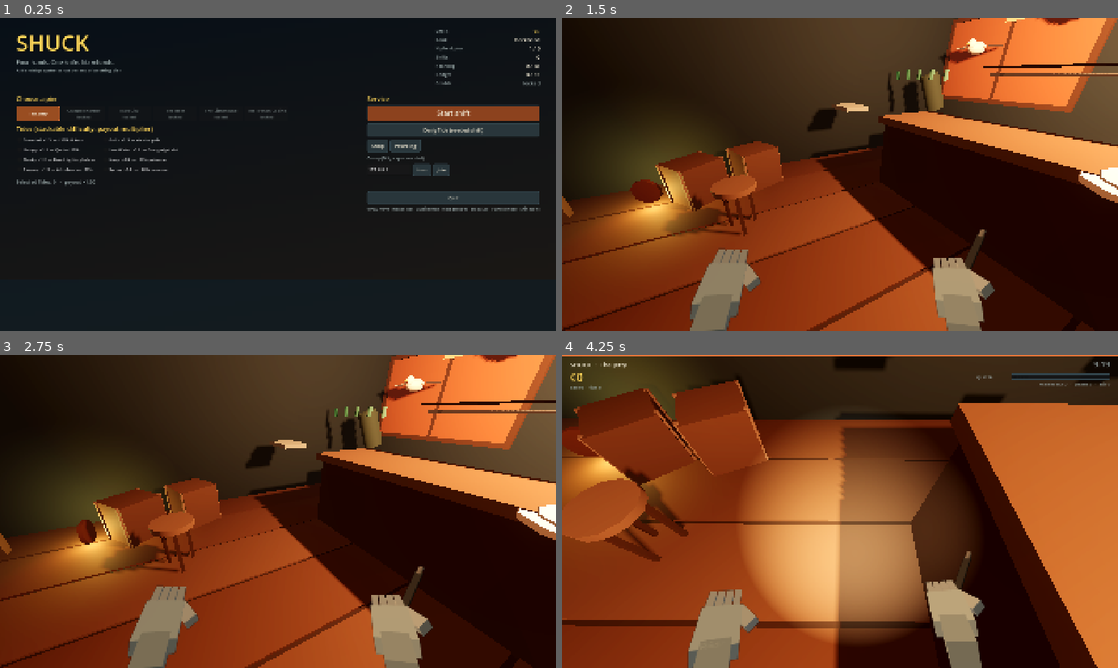
Above: before the commit, frames 1-4 (two rows, left to right).
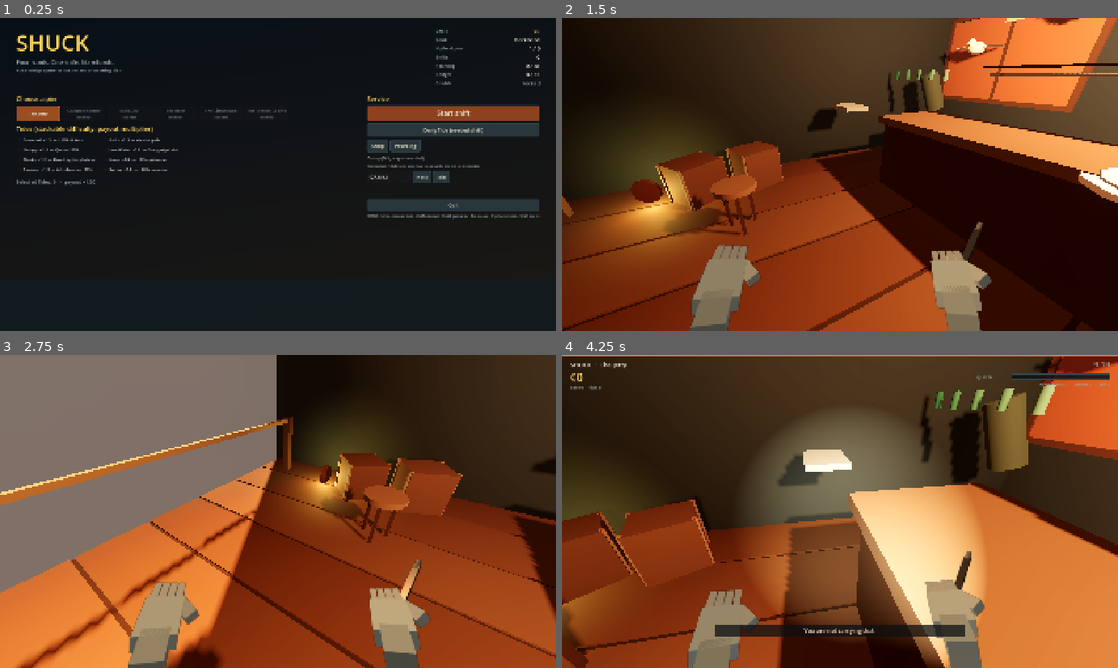
Above: after the commit, the same moments.

Repository: gbart0198/SHUCK
Game: Godot game, scene res://scenes/Main.tscn
The game is run twice, just before and just after one commit, with the same random seed, the same clock (stepped at 60 frames per second) and the same inputs.
Inputs (mouse positions are in pixels of both pictures, inside the frame that each line leads up to):
- Up to frame 1 (0.25 s): no input
- Up to frame 2 (1.5 s): click "Start shift" at 0.5 s; tap Enter at 1.25 s; move the mouse to (867, 174) at 1.27 s; hold W (move_forward) from 1.28 s (still down); hold P (photo) from 1.28 s (still down)
- Up to frame 3 (2.75 s): tap 1 (gadget_1, bound only after the commit) at 1.55, 2.1 s; move the mouse to (166, 527) at 2.02 s; release W (move_forward) at 2.03 s; release P (photo) at 2.03 s; hold S (move_back) from 2.03 s (still down); tap 2 (gadget_2, bound only after the commit) at 2.3 s
- Up to frame 4 (4.25 s): move the mouse to (895, 442) at 2.77 s; release S (move_back) at 2.78 s; hold D (move_right) 2.78-3.53 s; hold 2 (gadget_2, bound only after the commit) 2.78-3.53 s; tap P (photo) at 3.05 s; move the mouse to (834, 517) at 3.52 s; hold W (move_forward) from 3.53 s (still down); tap F (flashlight) at 3.6 s; tap 1 (gadget_1, bound only after the commit) at 3.8 s

The runs differ from the first frame. In frame 1, 2.0% of the frame differs, in the area x 65-98%, y 46-64%; in frame 2, 1.7%; in frame 3, 92%, in the area x 0-100%, y 0-100%; in frame 4, 71%.

Commit message:
M4: co-op netcode skeleton (connection + seed sync, not playable co-op)
- ENetMultiplayerPeer host/join on port 24777, 4 slots, lobby host/join buttons
- Host announces pier/tides/seed/boss to peers; clients start the same seeded shift
- Static crew avatars + crew count when peers are connected
- Pearl rolls stay spawn-time and host-seeded; single-player path untouched
- Live station verbs, transform sync and grade validation are NOT implemented
  (declared RPC endpoint only); see DECISIONS.md
- Gadgets: Pry Bar (1) skips a wedge, Pager (2) deletes a ticket for free

Diff:
--- a/i18n/en.csv
+++ b/i18n/en.csv
@@ -199,7 +199,7 @@
 "SHOP_BUY","Buy"
 "SHOP_EQUIP","Equip"
 "SHOP_EQUIPPED","Equipped"
-"SHOP_GADGET_NOTE","Gadgets are physical objects. Purchase and carry are tracked; four have in-shift effects (1/2 keys)."
+"SHOP_GADGET_NOTE","Gadgets are physical objects. Purchase and carry are tracked; Pry Bar (1) and Pager (2) have in-shift effects."
 "SHOP_LOCKED","Locked"
 "SHOP_MAXED","Maxed"
 "SHOP_NEED_MONEY","Need more shells"
@@ -309,3 +309,10 @@
 "UP_KNIFE_5_D","Slide tolerance jumps to 15 px; wander −30%."
 "UP_KNIFE_6","The Inherited Blade"
 "UP_KNIFE_6_D","Perfect pops auto-succeed; one free Slip per shift."
+"NET_CREW","Crew connected. This build syncs the shift seed and shows crew avatars; live co-op verbs are M4 work in progress."
+"LOBBY_NET_NOTE","Connection + shift seed only. Live co-op verbs are not implemented."
+"GADGET_NONE","You are not carrying that."
+"GADGET_PRYBAR_USED","Pry Bar ready: the next wedge is free."
+"GADGET_PAGER_EMPTY","No ticket on the pass to delete."
+"GADGET_PAGER_USED","Pager: the ticket is gone. No penalty."
+"LEDGER_CREDITS_SUB","SHUCK — a friendslop oyster bar. Thanks for playing. The Franchise is open: buy tiers 5–6."
--- a/project.godot
+++ b/project.godot
@@ -75,6 +75,16 @@
 "events": [Object(InputEventKey,"resource_local_to_scene":false,"resource_name":"","device":-1,"window_id":0,"alt_press …(190 unchanged characters)…
 ]
 }
+gadget_1={
+"deadzone": 0.5,
+"events": [Object(InputEventKey,"resource_local_to_scene":false,"resource_name":"","device":-1,"window_id":0,"alt_pressed":false,"shift_pressed":false,"ctrl_pressed":false,"meta_pressed":false,"pressed":false,"keycode":0,"physical_keycode":49,"key_label":0,"unicode":0,"location":0,"echo":false,"script":null)
+]
+}
+gadget_2={
+"deadzone": 0.5,
+"events": [Object(InputEventKey,"resource_local_to_scene":false,"resource_name":"","device":-1,"window_id":0,"alt_pressed":false,"shift_pressed":false,"ctrl_pressed":false,"meta_pressed":false,"pressed":false,"keycode":0,"physical_keycode":50,"key_label":0,"unicode":0,"location":0,"echo":false,"script":null)
+]
+}
 debug={
 "deadzone": 0.5,
 "events": [Object(InputEventKey,"resource_local_to_scene":false,"resource_name":"","device":-1,"window_id":0,"alt_press …(195 unchanged characters)…
--- a/scripts/game/main.gd
+++ b/scripts/game/main.gd
@@ -11,6 +11,8 @@
 var ui_layer: CanvasLayer
 
 func _ready() -> void:
+	Net.shift_received.connect(func(pier: int, tides: Array, seed_value: int, boss: bool) -> void:
+		_start(pier, tides, boss, false, seed_value))
 	var args := OS.get_cmdline_user_args()
 	var shot_path := ""
 	for a in args:
@@ -126,11 +128,16 @@
 	lobby.quit_requested.connect(func() -> void: get_tree().quit())
 
 func _on_start(pier_id: int, tides: Array, boss: bool, daily: bool) -> void:
+	_start(pier_id, tides, boss, daily, -1)
+
+func _start(pier_id: int, tides: Array, boss: bool, daily: bool, seed_override := -1) -> void:
 	_clear()
 	last_pier = pier_id
 	last_tides = tides.duplicate()
 	var date := int(Time.get_unix_time_from_system() / 86400.0)
-	var seed_value := date if daily else randi()
+	var seed_value: int = seed_override if seed_override >= 0 else (date if daily else randi())
+	if Net.is_host:
+		Net.announce_shift(pier_id, tides, seed_value, boss)
 	Game.begin_session(pier_id, tides, seed_value, daily)
 	shift = Shift.new()
 	shift.configure(pier_id, tides, seed_value, boss, daily)
@@ -144,21 +151,12 @@
 	shift.lobby_requested.connect(show_lobby)
 
 func start_again() -> void:
-	_clear()
 	var pier_id := Game.pier()
 	var date := int(Time.get_unix_time_from_system() / 86400.0)
 	var seed_value := date if Game.session.get("daily", false) else randi()
 	var tides: Array = Game.session.get("tides", [])
-	Game.begin_session(pier_id, tides, seed_value, bool(Game.session.get("daily", false)))
-	shift = Shift.new()
-	shift.configure(pier_id, tides, seed_value, false, bool(Game.session.get("daily", false)))
-	add_child(shift)
-	shift.shift_finished.connect(func(r: Dictionary) -> void:
-		last_result = r
-		last_pier = int(r.pier))
-	shift.open_shop_requested.connect(open_shop)
-	shift.next_shift_requested.connect(start_again)
-	shift.lobby_requested.connect(show_lobby)
+	var daily := bool(Game.session.get("daily", false))
+	_start(pier_id, tides, false, daily, seed_value)
 
 func _pause_shift_for_ui() -> void:
 	if shift != null and is_instance_valid(shift) and shift.player != null:
--- a/scripts/game/net.gd
+++ b/scripts/game/net.gd
@@ -4,6 +4,7 @@
 
 signal peer_list_changed
 signal net_error(message: String)
+signal shift_received(pier: int, tides: Array, seed_value: int, boss: bool)
 
 const PORT := 24777
 const MAX_PLAYERS := 4
@@ -52,6 +53,16 @@
 	players.clear()
 	peer_list_changed.emit()
 
+func announce_shift(pier: int, tides: Array, seed_value: int, boss: bool) -> void:
+	shift_seed = seed_value
+	if multiplayer.multiplayer_peer != null and not multiplayer.get_peers().is_empty():
+		receive_shift.rpc(pier, tides, seed_value, boss)
+
+@rpc("authority", "call_remote", "reliable")
+func receive_shift(pier: int, tides: Array, seed_value: int, boss: bool) -> void:
+	shift_seed = seed_value
+	shift_received.emit(pier, tides, seed_value, boss)
+
 func player_count() -> int:
 	if multiplayer.multiplayer_peer == null:
 		return 1
--- a/scripts/game/player.gd
+++ b/scripts/game/player.gd
@@ -69,6 +69,8 @@
 var flashlight: SpotLight3D
 var pier_tilt := 0.0
 var sway_t := 0.0
+var prybar_next := false
+var photo_mode := false
 
 func _ready() -> void:
 	add_to_group("player")
@@ -170,6 +172,11 @@
 		lmb_pressed = false
 		lmb_released = false
 		return
+	if photo_mode:
+		_update_hands(dt)
+		lmb_pressed = false
+		lmb_released = false
+		return
 	_update_focus()
 	_update_hands(dt)
 	if gesture_phase == G.NONE:
@@ -189,7 +196,7 @@
 	lmb_released = false
 
 func _physics_process(dt: float) -> void:
-	if locked or fainted:
+	if locked or fainted or photo_mode:
 		velocity = Vector3.ZERO
 		move_and_slide()
 		return
@@ -258,6 +265,16 @@
 		nicked = false
 	hands.show_oyster(oyster.species, false, false)
 	virtual_mouse = get_viewport().get_visible_rect().size * 0.5
+	if prybar_next:
+		prybar_next = false
+		sim.wedge_begin()
+		sim.wedge_tick(0.40)
+		sim.wedge_release()
+		if sim.state == OysterSim.State.SEATED:
+			sim.pop_begin()
+			_set_phase(G.POP)
+			Sfx.play("click", -6.0, 0.8)
+			return
 	if oyster.species.drill_seconds > 0.0:
 		_set_phase(G.DRILL)
 		drill_progress = 0.0
--- a/scripts/game/shift.gd
+++ b/scripts/game/shift.gd
@@ -98,6 +98,7 @@
 	_build_station()
 	_build_player()
 	_build_ui()
+	_spawn_crew()
 	if boss_mode:
 		_start_boss()
 	else:
@@ -256,6 +257,27 @@
 		if c != null:
 			player.hands.refresh_knife(c.color)
 
+func _spawn_crew() -> void:
+	if Net.player_count() <= 1:
+		return
+	var peers: Array = multiplayer.get_peers()
+	for i in peers.size():
+		var avatar := Node3D.new()
+		avatar.position = Vector3(2.3 - i * 0.55, 0.0, 0.9 + i * 0.15)
+		add_child(avatar)
+		avatar.add_child(MeshFactory.box(Vector3(0.42, 1.1, 0.24), Color(0.3, 0.42, 0.5), Vector3(0, 0.75, 0)))
+		avatar.add_child(MeshFactory.sphere(0.16, Color(0.8, 0.66, 0.55), Vector3(0, 1.48, 0)))
+		avatar.add_child(MeshFactory.box(Vector3(0.12, 0.5, 0.12), Color(0.25, 0.35, 0.42), Vector3(-0.12, 0.25, 0)))
+		avatar.add_child(MeshFactory.box(Vector3(0.12, 0.5, 0.12), Color(0.25, 0.35, 0.42), Vector3(0.12, 0.25, 0)))
+		var label := Label3D.new()
+		label.text = "CREW %d" % int(peers[i])
+		label.font_size = 32
+		label.pixel_size = 0.002
+		label.position = Vector3(0, 1.8, 0)
+		label.billboard = BaseMaterial3D.BILLBOARD_ENABLED
+		avatar.add_child(label)
+	_subtitle(Data.t("NET_CREW", "Crew connected. This build syncs the shift seed and shows crew avatars; live co-op verbs are M4 work in progress."), 7.0)
+
 func _build_ui() -> void:
 	var hud_layer := CanvasLayer.new()
 	hud_layer.layer = 5
@@ -278,6 +300,10 @@
 	elif event.is_action_pressed("debug"):
 		_toggle_debug()
 		get_viewport().set_input_as_handled()
+	elif event.is_action_pressed("gadget_1"):
+		_use_gadget("prybar")
+	elif event.is_action_pressed("gadget_2"):
+		_use_gadget("pager")
 
 # ------------------------------------------------------------------ tickets
 func _process(dt: float) -> void:
@@ -993,6 +1019,34 @@
 	if not ended:
 		player.set_locked(false)
 
+func _use_gadget(id: String) -> void:
+	var gadgets: Dictionary = Game.state.get("gadgets", {})
+	var count := int(gadgets.get(id, 0))
+	if count <= 0:
+		_toast(Data.t("GADGET_NONE", "You are not carrying that."))
+		return
+	if id == "prybar":
+		player.prybar_next = true
+		gadgets[id] = count - 1
+		Game.state["gadgets"] = gadgets
+		_toast(Data.t("GADGET_PRYBAR_USED", "Pry Bar ready: the next wedge is free."))
+		Sfx.play("click")
+	elif id == "pager":
+		if active_ticket == null or active_card == null:
+			_toast(Data.t("GADGET_PAGER_EMPTY", "No ticket on the pass to delete."))
+			return
+		var card := active_card
+		cards.erase(card)
+		card.queue_free()
+		active_ticket = null
+		active_card = null
+		player.force_no_pop = false
+		_clear_bench()
+		gadgets[id] = count - 1
+		Game.state["gadgets"] = gadgets
+		_toast(Data.t("GADGET_PAGER_USED", "Pager: the ticket is gone. No penalty."))
+		Sfx.play("beep")
+
 func _toggle_debug() -> void:
 	if debug_panel != null:
 		debug_panel.get_parent().queue_free()
@@ -1069,7 +1123,8 @@
 	photo_freeze = photo
 	hud.hide_ui = photo
 	overlay.visible = not photo
-	player.set_locked(photo)
+	player.photo_mode = photo
+	player.set_locked(false)
 	if photo:
 		_subtitle(Data.t("PHOTO_ON", "PHOTO MODE — P to return"), 30.0)
 	else:
--- a/scripts/ui/gesture_overlay.gd
+++ b/scripts/ui/gesture_overlay.gd
@@ -8,7 +8,6 @@
 func _ready() -> void:
 	mouse_filter = Control.MOUSE_FILTER_IGNORE
 	set_anchors_and_offsets_preset(Control.PRESET_FULL_RECT)
-	size = get_viewport_rect().size
 	font = ThemeDB.fallback_font
 
 func _process(_dt: float) -> void:
--- a/scripts/ui/hud.gd
+++ b/scripts/ui/hud.gd
@@ -11,7 +11,6 @@
 func _ready() -> void:
 	mouse_filter = Control.MOUSE_FILTER_IGNORE
 	set_anchors_and_offsets_preset(Control.PRESET_FULL_RECT)
-	size = get_viewport_rect().size
 	font = ThemeDB.fallback_font
 
 func _process(_dt: float) -> void:
@@ -75,6 +74,12 @@
 			HORIZONTAL_ALIGNMENT_LEFT, -1, 15, UiKit.MUTED)
 		draw_string(font, box.position + Vector2(200, 104), "plate: %d" % (shift.plate.portions.size() if shift.plate else 0),
 			HORIZONTAL_ALIGNMENT_LEFT, -1, 15, UiKit.MUTED)
+	# gadgets
+	var pry := int(Game.state.get("gadgets", {}).get("prybar", 0))
+	var pag := int(Game.state.get("gadgets", {}).get("pager", 0))
+	if pry + pag > 0:
+		draw_string(font, Vector2(margin, s.y - 250), "1 PRY BAR ×%d    2 PAGER ×%d" % [pry, pag],
+			HORIZONTAL_ALIGNMENT_LEFT, -1, 16, UiKit.MUTED)
 	# crosshair
 	if shift.player != null and not shift.player.is_gesturing():
 		draw_circle(s * 0.5, 3.0, Color(1, 1, 1, 0.65))
--- a/scripts/ui/ledger_ui.gd
+++ b/scripts/ui/ledger_ui.gd
@@ -14,7 +14,6 @@
 	font = ThemeDB.fallback_font
 	mouse_filter = Control.MOUSE_FILTER_STOP
 	set_anchors_and_offsets_preset(Control.PRESET_FULL_RECT)
-	size = get_viewport_rect().size
 	var dim := ColorRect.new()
 	dim.color = Color(0.02, 0.03, 0.04, 0.86)
 	dim.set_anchors_preset(Control.PRESET_FULL_RECT)
@@ -71,6 +70,10 @@
 		var c := UiKit.title(Data.t("LEDGER_CREDITS", "CREDITS"), 34)
 		c.horizontal_alignment = HORIZONTAL_ALIGNMENT_CENTER
 		v.add_child(c)
+		var line := UiKit.label(Data.t("LEDGER_CREDITS_SUB", "SHUCK — a friendslop oyster bar. Thanks for playing. The Franchise is open: buy tiers 5–6."), 14, UiKit.CREAM)
+		line.horizontal_alignment = HORIZONTAL_ALIGNMENT_CENTER
+		line.autowrap_mode = TextServer.AUTOWRAP_WORD
+		v.add_child(line)
 	v.add_child(_rule())
 	var buttons := UiKit.hbox(10)
 	var shop := UiKit.button(Data.t("BTN_SHOP", "Shop"), func() -> void: shop_pressed.emit(), 20, true)
--- a/scripts/ui/lobby_ui.gd
+++ b/scripts/ui/lobby_ui.gd
@@ -20,7 +20,6 @@
 
 func _ready() -> void:
 	set_anchors_and_offsets_preset(Control.PRESET_FULL_RECT)
-	size = get_viewport_rect().size
 	selected_pier = clampi(int(Game.state.get("pier", 1)), 1, 6)
 	var grad := Gradient.new()
 	grad.set_color(0, Color(0.03, 0.06, 0.09))
@@ -98,6 +97,7 @@
 	row.add_child(UiKit.button(Data.t("BTN_LOG", "Pearl log"), func() -> void: log_requested.emit(), 18))
 	right.add_child(row)
 	right.add_child(UiKit.label(Data.t("LOBBY_NET", "Co-op (M4, experimental)"), 16, UiKit.MUTED))
+	right.add_child(UiKit.label(Data.t("LOBBY_NET_NOTE", "Connection + shift seed only. Live co-op verbs are not implemented."), 12, UiKit.MUTED))
 	var netrow := UiKit.hbox(8)
 	net_ip = LineEdit.new()
 	net_ip.text = "127.0.0.1"
--- a/scripts/ui/pearl_log_ui.gd
+++ b/scripts/ui/pearl_log_ui.gd
@@ -5,7 +5,6 @@
 
 func _ready() -> void:
 	set_anchors_and_offsets_preset(Control.PRESET_FULL_RECT)
-	size = get_viewport_rect().size
 	mouse_filter = Control.MOUSE_FILTER_STOP
 	var dim := ColorRect.new()
 	dim.color = Color(0.02, 0.03, 0.04, 0.99)
--- a/scripts/ui/shop_ui.gd
+++ b/scripts/ui/shop_ui.gd
@@ -14,7 +14,6 @@
 
 func _ready() -> void:
 	set_anchors_and_offsets_preset(Control.PRESET_FULL_RECT)
-	size = get_viewport_rect().size
 	mouse_filter = Control.MOUSE_FILTER_STOP
 	var dim := ColorRect.new()
 	dim.color = Color(0.02, 0.03, 0.04, 0.99)
--- a/scripts/world/mesh_factory.gd
+++ b/scripts/world/mesh_factory.gd
@@ -58,31 +58,81 @@
 	mi.position = pos
 	return mi
 
-## An oyster in its closed or open state, built from two shell halves.
+## A flat-shaded, ridged shell dome. Built from triangles so the silhouette reads.
+static func shell_mesh(rx: float, rz: float, h: float, segs := 20, rings := 3, ridges := 13) -> ArrayMesh:
+	var mesh := ArrayMesh.new()
+	var verts := PackedVector3Array()
+	var norms := PackedVector3Array()
+	var at := func(ring: int, seg: int) -> Vector3:
+		var t := float(ring) / float(rings)
+		var a := TAU * float(seg % segs) / float(segs)
+		var ripple := 1.0 + 0.05 * sin(a * ridges)
+		var x := cos(a) * rx * t * ripple
+		var z := sin(a) * rz * t * ripple
+		var y := h * (1.0 - t * t) + 0.012 * sin(a * ridges) * t
+		return Vector3(x, y, z)
+	for seg in segs:
+		for ring in rings:
+			var a: Vector3 = at.call(ring, seg)
+			var b: Vector3 = at.call(ring, seg + 1)
+			var c: Vector3 = at.call(ring + 1, seg)
+			var d: Vector3 = at.call(ring + 1, seg + 1)
+			var tris: Array = [[a, b, c]] if ring == 0 else [[a, b, c], [b, d, c]]
+			for tri in tris:
+				var p0: Vector3 = tri[0]
+				var p1: Vector3 = tri[1]
+				var p2: Vector3 = tri[2]
+				var n: Vector3 = (p1 - p0).cross(p2 - p0).normalized()
+				for v: Vector3 in tri:
+					verts.append(v)
+					norms.append(n)
+	var arrays := []
+	arrays.resize(Mesh.ARRAY_MAX)
+	arrays[Mesh.ARRAY_VERTEX] = verts
+	arrays[Mesh.ARRAY_NORMAL] = norms
+	mesh.add_surface_from_arrays(Mesh.PRIMITIVE_TRIANGLES, arrays)
+	return mesh
+
+static func shell(rx: float, rz: float, h: float, color: Color, flip := false) -> MeshInstance3D:
+	var mi := MeshInstance3D.new()
+	mi.mesh = shell_mesh(rx, rz, h, 20, 3, 13)
+	var mat := material(color, 0.8)
+	mat.cull_mode = BaseMaterial3D.CULL_DISABLED
+	mi.material_override = mat
+	if flip:
+		mi.scale = Vector3(1.0, -1.0, 1.0)
+	return mi
+
+## An oyster in its closed or open state, built from two ridged shell halves.
 static func oyster(species: SpeciesData, open := false, with_pearl := false) -> Node3D:
 	var root := Node3D.new()
 	root.name = "OysterModel"
 	var sc := species.mesh_scale
-	var bottom := sphere(0.5, species.ridge_color, Vector3(0, 0.06, 0), sc)
+	var bottom := shell(0.52, 0.66, 0.16, species.ridge_color, true)
+	bottom.position = Vector3(0, 0.12, 0)
+	bottom.scale = Vector3(sc.x, sc.y, sc.z)
 	root.add_child(bottom)
 	var top_pivot := Node3D.new()
-	top_pivot.position = Vector3(0, 0.09, -0.45 * sc.z)
-	top_pivot.rotation.x = deg_to_rad(-62.0 if open else 0.0)
+	top_pivot.position = Vector3(0, 0.11, -0.52 * sc.z)
+	top_pivot.rotation.x = deg_to_rad(-108.0 if open else 0.0)
 	root.add_child(top_pivot)
-	var top := sphere(0.5, species.shell_color, Vector3(0, 0, 0.45 * sc.z), sc)
+	var top := shell(0.52, 0.66, 0.16, species.shell_color)
+	top.position = Vector3(0, 0.02, 0.52 * sc.z)
+	top.scale = Vector3(sc.x, sc.y, sc.z)
 	top_pivot.add_child(top)
 	var hinge := cylinder(0.055, 0.16, species.ridge_color.darkened(0.2),
 		Vector3(0, 0.10, -0.52 * sc.z), Vector3(0, 0, PI * 0.5))
 	root.add_child(hinge)
 	if open:
-		var meat := sphere(0.30, species.meat_color, Vector3(0, 0.10, 0.05), Vector3(1.0, 0.42, 1.25))
+		var meat := sphere(0.40, species.meat_color, Vector3(0, 0.16, 0.04), Vector3(1.0, 0.34, 1.15))
+		meat.material_override = material(species.meat_color, 0.55, 0.0, species.meat_color * 0.25)
 		root.add_child(meat)
 		for i in 3:
 			var ridge := box(Vector3(0.03, 0.02, 0.5 * sc.z), species.ridge_color.darkened(0.12),
 				Vector3(-0.28 + i * 0.28, 0.14, 0.06), Vector3(0, 0, 0.12 * (i - 1)))
 			root.add_child(ridge)
 		if with_pearl:
-			var p := sphere(0.07, Color(0.97, 0.95, 0.88), Vector3(0.05, 0.16, 0.15))
+			var p := sphere(0.10, Color(0.97, 0.95, 0.88), Vector3(0.06, 0.22, 0.18))
 			root.add_child(p)
 	return root
 
--- a/tests/integration_runner.gd
+++ b/tests/integration_runner.gd
@@ -157,6 +157,30 @@
 	Game.load_game()
 	ck(Game.tier("knife") == 2, "upgrade survives a reload")
 	ck(Game.money() == 380, "money survives a reload")
+	# ---- gadgets
+	main.show_lobby()
+	await get_tree().process_frame
+	main._on_start(1, [], false, false)
+	await get_tree().process_frame
+	var gs = main.shift
+	Game.state["gadgets"]["prybar"] = 1
+	gs._spawn_ticket()
+	gs._on_ticket_clicked(gs.cards[0])
+	gs._spawn_from_active()
+	var go = gs.oysters[0]
+	gs._use_gadget("prybar")
+	ck(gs.player.prybar_next, "Pry Bar arms")
+	gs.player.pick_up(go)
+	ck(gs.player.gesture_phase == Player.G.POP and go.sim.state == OysterSim.State.SEATED,
+		"Pry Bar skips the wedge")
+	ck(int(Game.state["gadgets"]["prybar"]) == 0, "Pry Bar consumed")
+	gs.player.release_gesture()
+	Game.state["gadgets"]["pager"] = 1
+	gs._use_gadget("pager")
+	ck(gs.active_ticket == null and gs.walked_out == 0, "Pager deletes a ticket with no penalty")
+	ck(int(Game.state["gadgets"]["pager"]) == 0, "Pager consumed")
+	gs._end_shift()
+	await get_tree().process_frame
 	# ---- boss shift on pier 3
 	main.show_lobby()
 	await get_tree().process_frame
@@ -189,6 +213,12 @@
 	bs._end_shift()
 	await get_tree().process_frame
 	ck(bs.ledger != null, "boss ledger shown")
+	# ---- Next shift restarts on the highest unlocked pier
+	main.start_again()
+	await get_tree().process_frame
+	ck(main.shift != null and not main.shift.ended, "Next shift starts a fresh shift")
+	main.shift._end_shift()
+	await get_tree().process_frame
 	# ---- Tides and Daily Tide
 	main.show_lobby()
 	await get_tree().process_frame
Binary file changed: i18n/en.en.translation
